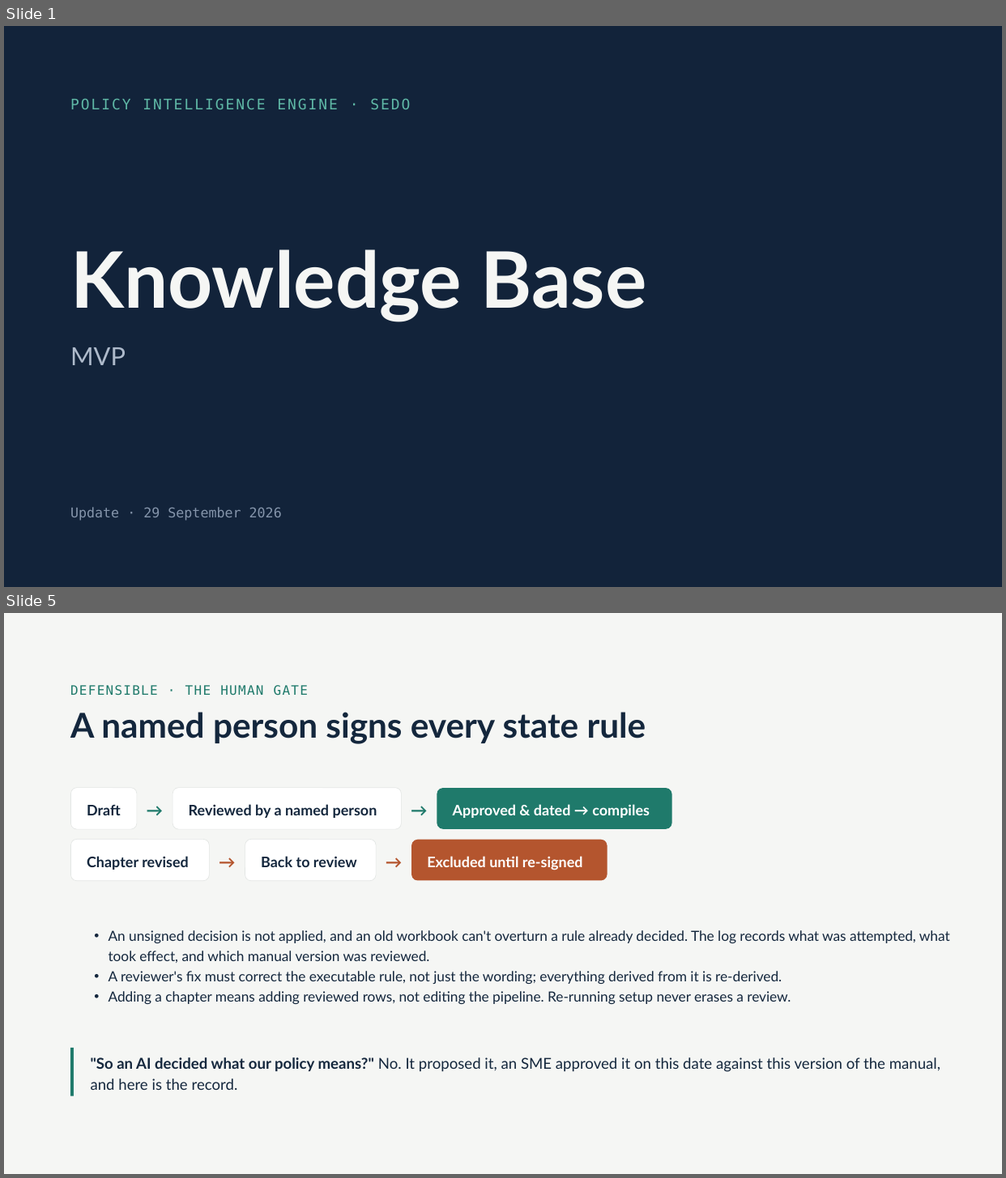
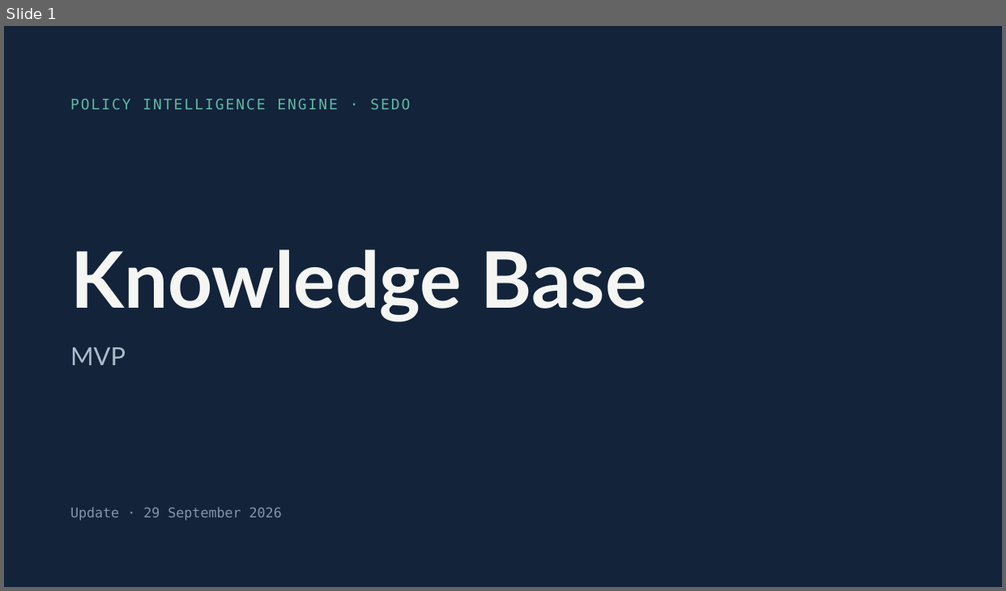
Before and after one commit to Sedozan/policy_intelligence, a slide deck: Knowledge Base MVP.pptx. Shown one above the other, each under a label of ours: slides 1 and 5 before the commit, slide 1 after it; the slides between them are not shown. The pictures are 1006x1178 and 1006x591 pixels, drawn with LibreOffice and Linux fonts; fonts in the diff are those of the drawing. Boxes give left, top, right and bottom in pixels: in the first picture for what was removed or moved away, otherwise in the second. Text is boxed around its words. In the diff, an @@ line names an element or a change of style, - is before the commit and + after.

```diff
--- a/Knowledge Base MVP.pptx
+++ b/Knowledge Base MVP.pptx
@@ slide 5 removed at [4, 613, 1002, 1174], background #F5F6F4 @@
@@ text removed at [70, 685, 308, 696] @@
-DEFENSIBLE · THE HUMAN GATE
@@ text removed at [70, 712, 646, 744] @@
-A named person signs every state rule
@@ rounded rectangle removed at [70, 787, 137, 829] @@
@@ text removed at [87, 805, 121, 815] @@
-Draft
@@ text removed at [147, 797, 167, 823] @@
-→
@@ rounded rectangle removed at [172, 787, 401, 829] @@
@@ text removed at [189, 804, 377, 818] @@
-Reviewed by a named person
@@ text removed at [411, 797, 432, 823] @@
-→
@@ rounded rectangle removed at [437, 788, 671, 829] @@
@@ text removed at [453, 804, 650, 818] @@
-Approved & dated → compiles
@@ rounded rectangle removed at [70, 839, 209, 881] @@
@@ text removed at [219, 849, 240, 875] @@
-→
@@ rounded rectangle removed at [245, 839, 376, 881] @@
@@ text removed at [386, 849, 407, 875] @@
-→
@@ rounded rectangle removed at [411, 840, 607, 881] @@
@@ text removed at [87, 856, 189, 870] @@
-Chapter revised
@@ text removed at [261, 856, 357, 867] @@
-Back to review
@@ text removed at [427, 856, 583, 871] @@
-Excluded until re-signed
@@ text removed at [108, 931, 950, 1004] @@
-• An unsigned decision is not applied, and an old workbook can't overturn a rule already decided. The log records what was attempted, what took effect, and which manual version was reviewed.
-• A reviewer's fix must correct the executable rule, not just the wording; everything derived from it is re-derived.
-• Adding a chapter means adding reviewed rows, not editing the pipeline. Re-running setup never erases a review.
@@ line removed from (72, 1048) to (72, 1097) @@
@@ text removed at [91, 1058, 940, 1090] @@
-"So an AI decided what our policy means?" No. It proposed it, an SME approved it on this date against this version of the manual, and here is the record.
```
Also in this commit, not shown: 3 slides changed, 5 slides added, 6 other slides removed.
